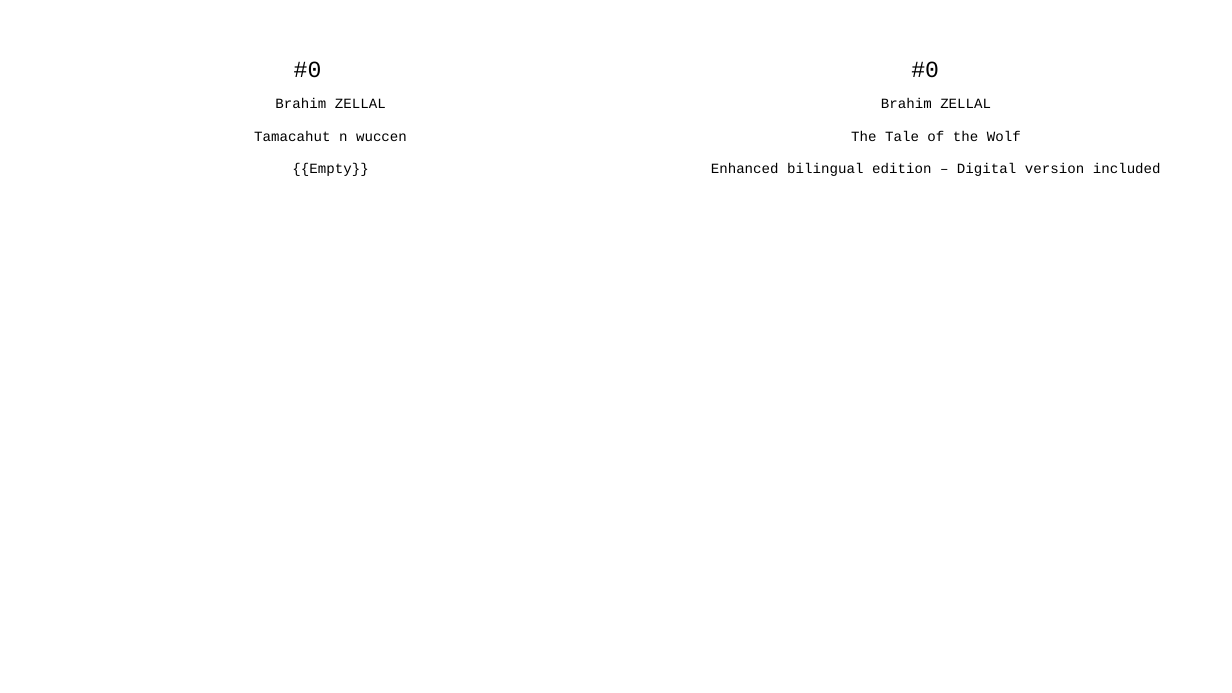
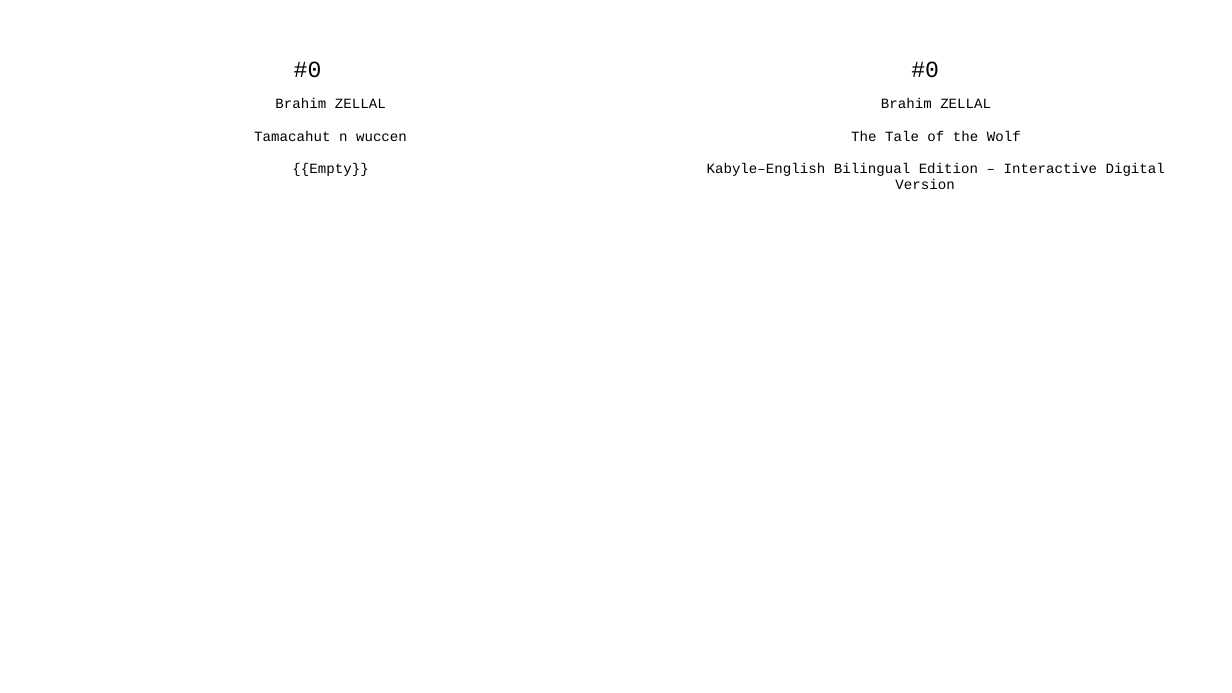
Before and after one commit to sferhah/tamacahut_n_wuccen, a slide deck: slide 1 of Uccen.ConsoleApp/Resources/pptx/uccen.eng.pptx. Drawn at 1232x693 pixels with LibreOffice and Linux fonts; fonts in the diff are those of the drawing. Boxes give left, top, right and bottom in pixels: in the first picture for what was removed or moved away, otherwise in the second. Text is boxed around its words. In the diff, an @@ line names an element or a change of style, - is before the commit and + after.

```diff
--- a/Uccen.ConsoleApp/Resources/pptx/uccen.eng.pptx
+++ b/Uccen.ConsoleApp/Resources/pptx/uccen.eng.pptx
@@ table at (30, 15, 1205, 668) @@
-row 3, column 3: Brahim ZELLAL / The Tale of the Wolf / Enhanced bilingual edition – Digital version included
+row 3, column 3: Brahim ZELLAL / The Tale of the Wolf / Kabyle–English Bilingual Edition – Interactive Digital Version
```
Also in this commit, not shown: 1 other slide changed, 7 other files.
